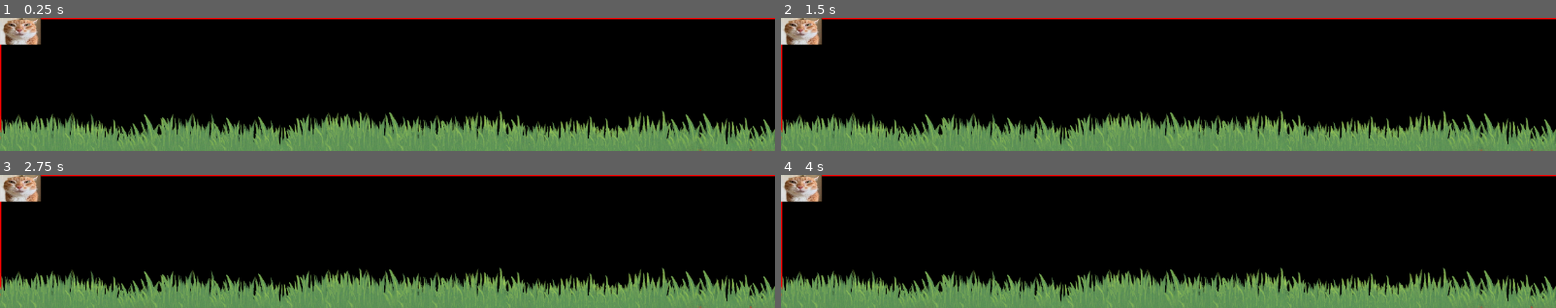
Above: before the commit, frames 1-4 (two rows, left to right).
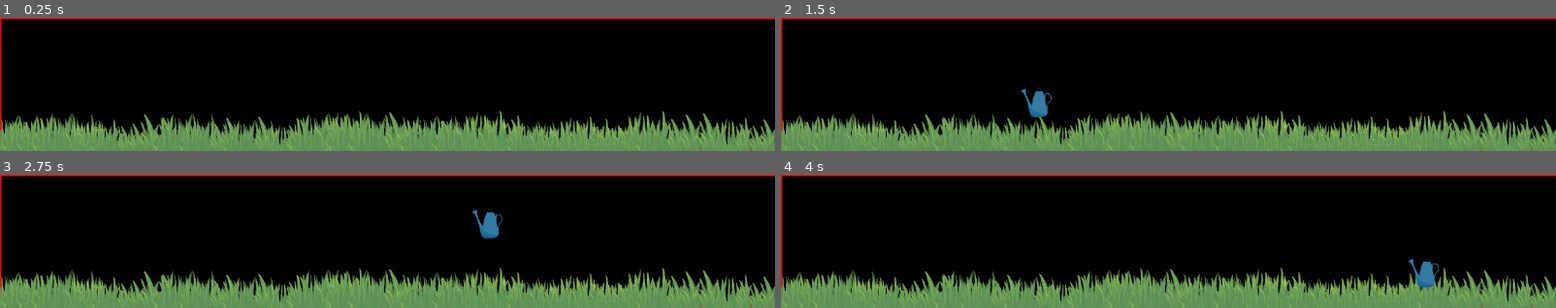
Above: after the commit, the same moments.

Repository: 9er-tom/desktop-forest
Game: Godot game, scene res://main.tscn
Two runs of this game, one before a commit and one after it. Both use one fixed random seed, a clock stepped at 60 frames per second and the inputs below.
Inputs (mouse positions are in pixels of both pictures, inside the frame that each line leads up to):
- Up to frame 1 (0.25 s): no input
- Up to frame 2 (1.5 s): tap Enter at 0.5 s; move the mouse to (1339, 77) at 0.52 s; click (1339, 77) at 0.6 s; tap Space at 1.25 s; move the mouse to (1013, 91) at 1.27 s; click (1013, 91) at 1.35 s
- Up to frame 3 (2.75 s): tap Enter at 2 s; move the mouse to (465, 212) at 2.02 s; click (465, 212) at 2.1 s
- Up to frame 4 (4 s): tap Space at 2.75 s; move the mouse to (1129, 268) at 2.77 s; click (1129, 268) at 2.85 s; tap Enter at 3.5 s; move the mouse to (1401, 261) at 3.52 s; click (1401, 261) at 3.6 s

The runs differ from the first frame. In frame 1, 1.1% of the frame differs, in the area x 0-6%, y 0-21%; in frame 2, 1.5%; in frame 3, 1.5%, in the area x 0-65%, y 0-48%; in frame 4, 1.5%.

Commit message:
watering can icons toolbox and cursor animation

Diff:
--- /dev/null
+++ b/assets/ui/cursorToolFrames.tres
@@ -0,0 +1,38 @@
+[gd_resource type="SpriteFrames" load_steps=8 format=3 uid="uid://b6r8t4ppxp44f"]
+
+[ext_resource type="Texture2D" uid="uid://20ms6hufpor2" path="res://assets/ui/toolIcons/wateringCan/1.PNG" id="1_1vx2f"]
+[ext_resource type="Texture2D" uid="uid://bwek6pgfvhxe" path="res://assets/ui/toolIcons/wateringCan/2.PNG" id="2_qx6ro"]
+[ext_resource type="Texture2D" uid="uid://ca0rjvocolrm8" path="res://assets/ui/toolIcons/wateringCan/3.PNG" id="3_xl1wt"]
+[ext_resource type="Texture2D" uid="uid://kopwvpbk5fsu" path="res://assets/ui/toolIcons/wateringCan/4.PNG" id="4_vqn1w"]
+[ext_resource type="Texture2D" uid="uid://dfddf2fe17mii" path="res://assets/ui/toolIcons/wateringCan/5.PNG" id="5_krdf0"]
+[ext_resource type="Texture2D" uid="uid://bvnci230phbdh" path="res://assets/ui/toolIcons/wateringCan/6.PNG" id="6_ms3xw"]
+[ext_resource type="Texture2D" uid="uid://bwq7ugs5072jn" path="res://assets/ui/toolIcons/wateringCan/7.PNG" id="7_tvbii"]
+
+[resource]
+animations = [{
+"frames": [{
+"duration": 1.0,
+"texture": ExtResource("1_1vx2f")
+}, {
+"duration": 1.0,
+"texture": ExtResource("2_qx6ro")
+}, {
+"duration": 1.0,
+"texture": ExtResource("3_xl1wt")
+}, {
+"duration": 1.0,
+"texture": ExtResource("4_vqn1w")
+}, {
+"duration": 1.0,
+"texture": ExtResource("5_krdf0")
+}, {
+"duration": 1.0,
+"texture": ExtResource("6_ms3xw")
+}, {
+"duration": 1.0,
+"texture": ExtResource("7_tvbii")
+}],
+"loop": false,
+"name": &"wateringCan",
+"speed": 12.0
+}]
--- a/main.tscn
+++ b/main.tscn
@@ -8,18 +8,24 @@
 [ext_resource type="Texture2D" uid="uid://c3matn5qctx83" path="res://assets/ui/acorn.PNG" id="5_dg77c"]
 [ext_resource type="Texture2D" uid="uid://40pyj4lh0s5w" path="res://assets/ui/toolbox.PNG" id="5_efxa6"]
 [ext_resource type="Texture2D" uid="uid://chsnfwkioxpc1" path="res://assets/ui/Sprites/UI_Flat_Button02a_1.png" id="6_5vw27"]
+[ext_resource type="Script" uid="uid://dxtywntx55slp" path="res://scripts/ui/closeToolboxButton.gd" id="6_vivmo"]
 [ext_resource type="Script" uid="uid://d00v6c26s1vwm" path="res://scripts/ui/toggleVisibility.gd" id="6_ycdy4"]
 [ext_resource type="Texture2D" uid="uid://k4e0up8okj0m" path="res://assets/ui/Sprites/UI_Flat_Button02a_3.png" id="7_kek77"]
+[ext_resource type="Script" uid="uid://cbmt6774vgyy6" path="res://scripts/ui/toolbox.gd" id="8_2cqfq"]
 [ext_resource type="PackedScene" uid="uid://x1n5d7yptqgq" path="res://prefabs/plant.tscn" id="8_4c57u"]
 [ext_resource type="Script" uid="uid://degd3l2d4n1v5" path="res://scripts/bg/grassSpawn.gd" id="8_kek77"]
 [ext_resource type="Script" uid="uid://ba2blslevye0x" path="res://scripts/groundSpawner.gd" id="9_4c57u"]
+[ext_resource type="Texture2D" uid="uid://20ms6hufpor2" path="res://assets/ui/toolIcons/wateringCan/1.PNG" id="10_074og"]
+[ext_resource type="Script" uid="uid://blb8ddjhcs68m" path="res://scripts/ui/cursorTool.gd" id="14_w48qg"]
+[ext_resource type="SpriteFrames" uid="uid://b6r8t4ppxp44f" path="res://assets/ui/cursorToolFrames.tres" id="17_yaehf"]
 
 [sub_resource type="LabelSettings" id="LabelSettings_272bh"]
 font_size = 14
 font_color = Color(0, 0, 0, 1)
 
-[node name="Main" type="Node"]
+[node name="Main" type="Node" node_paths=PackedStringArray("toolboxWindow")]
 script = ExtResource("1_h2yge")
+toolboxWindow = NodePath("toolboxWindow")
 taskbarOrientation = 2
 
 [node name="ReferenceRect" type="ReferenceRect" parent="."]
@@ -28,15 +34,15 @@
 border_width = 5.0
 editor_only = false
 
-[node name="Sprite2D" type="Sprite2D" parent="."]
+[node name="bingus" type="Sprite2D" parent="."]
 visible = false
 position = Vector2(364.353, 144.5)
 scale = Vector2(0.30083, 0.30083)
 texture = ExtResource("2_0xm2m")
 script = ExtResource("3_h2yge")
-speed = 10
+speed = 5
 
-[node name="toolbox" type="Window" parent="."]
+[node name="toolboxWindow" type="Window" parent="."]
 transparent_bg = true
 position = Vector2i(0, 36)
 size = Vector2i(350, 350)
@@ -46,8 +52,8 @@
 transparent = true
 script = ExtResource("4_1bvp3")
 
-[node name="toolboxToggleButton" type="TextureButton" parent="toolbox" node_paths=PackedStringArray("showElement", "hideElement")]
-z_index = 4096
+[node name="toolboxToggleButton" type="TextureButton" parent="toolboxWindow" node_paths=PackedStringArray("showElement", "hideElement")]
+z_index = 400
 offset_left = 238.0
 offset_top = 230.0
 offset_right = 484.0
@@ -55,56 +61,57 @@
 scale = Vector2(0.4, 0.4)
 texture_normal = ExtResource("5_dg77c")
 script = ExtResource("6_ycdy4")
-showElement = NodePath("../openToolbox")
+showElement = NodePath("../toolbox")
 hideElement = NodePath(".")
 
-[node name="openToolbox" type="TextureRect" parent="toolbox"]
-z_index = 4096
+[node name="toolbox" type="TextureRect" parent="toolboxWindow" node_paths=PackedStringArray("waterButton", "shovelButton", "cursorTool")]
+visible = false
+z_index = 400
 offset_right = 350.0
 offset_bottom = 250.0
 texture = ExtResource("5_efxa6")
 expand_mode = 5
+script = ExtResource("8_2cqfq")
+waterButton = NodePath("WaterBtn/Button")
+shovelButton = NodePath("RemoveBtn")
+cursorTool = NodePath("../../CursorTool")
 
-[node name="TextureButton" type="TextureButton" parent="toolbox/openToolbox" node_paths=PackedStringArray("showElement", "hideElement")]
+[node name="TextureButton" type="TextureButton" parent="toolboxWindow/toolbox" node_paths=PackedStringArray("cursorTool", "showElement", "hideElement")]
 layout_mode = 0
 offset_left = 287.0
 offset_top = 35.0
 offset_right = 337.0
 offset_bottom = 85.0
-script = ExtResource("6_ycdy4")
+script = ExtResource("6_vivmo")
+cursorTool = NodePath("../../../CursorTool")
 showElement = NodePath("../../toolboxToggleButton")
 hideElement = NodePath("..")
 
-[node name="GrowBtn" type="TextureButton" parent="toolbox/openToolbox"]
+[node name="WaterBtn" type="TextureRect" parent="toolboxWindow/toolbox"]
 texture_filter = 3
 layout_mode = 2
-offset_left = 61.0
-offset_top = 80.0
-offset_right = 125.0
-offset_bottom = 144.0
-texture_normal = ExtResource("5_272bh")
-texture_pressed = ExtResource("6_5vw27")
-texture_hover = ExtResource("7_kek77")
-stretch_mode = 0
+offset_left = 51.0
+offset_top = 85.0
+offset_right = 115.0
+offset_bottom = 149.0
+texture = ExtResource("10_074og")
+expand_mode = 3
 
-[node name="Label" type="Label" parent="toolbox/openToolbox/GrowBtn"]
+[node name="Button" type="Button" parent="toolboxWindow/toolbox/WaterBtn"]
 layout_mode = 1
-anchors_preset = 8
-anchor_left = 0.5
-anchor_top = 0.5
-anchor_right = 0.5
-anchor_bottom = 0.5
-offset_left = -52.0
-offset_top = -13.0
-offset_right = 52.0
-offset_bottom = 7.0
+anchors_preset = 15
+anchor_right = 1.0
+anchor_bottom = 1.0
+offset_left = 11.0
+offset_top = -2.0
+offset_right = 11.0
+offset_bottom = -2.0
 grow_horizontal = 2
 grow_vertical = 2
-text = "Water"
-label_settings = SubResource("LabelSettings_272bh")
-horizontal_alignment = 1
+toggle_mode = true
+flat = true
 
-[node name="SpawnBtn" type="TextureButton" parent="toolbox/openToolbox"]
+[node name="SpawnBtn" type="TextureButton" parent="toolboxWindow/toolbox"]
 texture_filter = 3
 layout_mode = 2
 offset_left = 141.0
@@ -116,7 +123,7 @@
 texture_hover = ExtResource("7_kek77")
 stretch_mode = 0
 
-[node name="Label" type="Label" parent="toolbox/openToolbox/SpawnBtn"]
+[node name="Label" type="Label" parent="toolboxWindow/toolbox/SpawnBtn"]
 layout_mode = 1
 anchors_preset = 8
 anchor_left = 0.5
@@ -133,7 +140,7 @@
 label_settings = SubResource("LabelSettings_272bh")
 horizontal_alignment = 1
 
-[node name="RemoveBtn" type="TextureButton" parent="toolbox/openToolbox"]
+[node name="RemoveBtn" type="TextureButton" parent="toolboxWindow/toolbox"]
 texture_filter = 3
 layout_mode = 2
 offset_left = 220.0
@@ -145,7 +152,7 @@
 texture_hover = ExtResource("7_kek77")
 stretch_mode = 0
 
-[node name="Label" type="Label" parent="toolbox/openToolbox/RemoveBtn"]
+[node name="Label" type="Label" parent="toolboxWindow/toolbox/RemoveBtn"]
 layout_mode = 1
 anchors_preset = 8
 anchor_left = 0.5
@@ -175,12 +182,13 @@
 [node name="GroundSpawner" type="Node2D" parent="SpawnManager" node_paths=PackedStringArray("spawnButton")]
 script = ExtResource("9_4c57u")
 plantPrefabs = Array[PackedScene]([ExtResource("8_4c57u")])
-spawnButton = NodePath("../../toolbox/openToolbox/SpawnBtn")
+spawnButton = NodePath("../../toolboxWindow/toolbox/SpawnBtn")
 gridCellSize = Vector2i(200, 160)
 
-[node name="CursorTool" type="TextureRect" parent="."]
-offset_right = 40.0
-offset_bottom = 40.0
-texture = ExtResource("2_0xm2m")
-expand_mode = 3
-stretch_mode = 4
+[node name="CursorTool" type="AnimatedSprite2D" parent="."]
+z_index = 1000
+z_as_relative = false
+scale = Vector2(0.3, 0.3)
+sprite_frames = ExtResource("17_yaehf")
+animation = &"wateringCan"
+script = ExtResource("14_w48qg")
--- a/project.godot
+++ b/project.godot
@@ -24,6 +24,19 @@
 window/stretch/scale_mode="integer"
 window/per_pixel_transparency/allowed=true
 
+[input]
+
+Interact={
+"deadzone": 0.2,
+"events": [Object(InputEventMouseButton,"resource_local_to_scene":false,"resource_name":"","device":-1,"window_id":0,"alt_pressed":false,"shift_pressed":false,"ctrl_pressed":false,"meta_pressed":false,"button_mask":0,"position":Vector2(0, 0),"global_position":Vector2(0, 0),"factor":1.0,"button_index":1,"canceled":false,"pressed":false,"double_click":false,"script":null)
+]
+}
+Cancel={
+"deadzone": 0.2,
+"events": [Object(InputEventMouseButton,"resource_local_to_scene":false,"resource_name":"","device":-1,"window_id":0,"alt_pressed":false,"shift_pressed":false,"ctrl_pressed":false,"meta_pressed":false,"button_mask":0,"position":Vector2(0, 0),"global_position":Vector2(0, 0),"factor":1.0,"button_index":2,"canceled":false,"pressed":false,"double_click":false,"script":null)
+]
+}
+
 [rendering]
 
 renderer/rendering_method="gl_compatibility"
--- a/scripts/bingus.gd
+++ b/scripts/bingus.gd
@@ -9,7 +9,7 @@
 
 
 func _physics_process(delta: float) -> void:
-	translate(direction * speed)
+	#translate(direction * speed)
 	if (direction == Vector2.RIGHT && position.x > DisplayServer.screen_get_size().x - spriteWidth):
 		direction = Vector2.LEFT
 	if (direction == Vector2.LEFT && position.x < spriteWidth):
--- a/scripts/main.gd
+++ b/scripts/main.gd
@@ -1,7 +1,6 @@
 extends Node
 
 @onready var _MainWindow: Window = get_window()
-@onready var toolbox: Window = $toolbox
 @onready var screenWidth := DisplayServer.screen_get_size().x
 @onready var usableScreen := DisplayServer.screen_get_usable_rect().size
 @onready var mainDisplayX_LEFT := _MainWindow.position.x - DisplayServer.screen_get_size().x/2 + _MainWindow.size.x/2
@@ -12,6 +11,7 @@
 
 enum TASKBAR_ORIENTATION {LEFT, RIGHT, UP, DOWN}
 
+@export var toolboxWindow: Window
 @export var windowHeight := 200
 @export var taskbarOrientation := TASKBAR_ORIENTATION.DOWN
 
@@ -19,8 +19,8 @@
 var screenSize: Vector2 = DisplayServer.screen_get_size()
 
 func _ready():
-	get_viewport().transparent_bg = true
-	get_tree().get_root().set_transparent_background(true)
+	#get_viewport().transparent_bg = true
+	#get_tree().get_root().set_transparent_background(true)
 
 	_MainWindow.position.x = mainScreenPosNull.x
 	_MainWindow.min_size = Vector2i(screenWidth,windowHeight)
@@ -42,4 +42,4 @@
 	setToolboxPos.call_deferred()
 
 func setToolboxPos():
-	toolbox.position = Vector2i(mainDisplayX_RIGHT - toolbox.size.x, taskbarPos - toolbox.size.y - 100)
+	toolboxWindow.position = Vector2i(mainDisplayX_RIGHT - toolboxWindow.size.x, taskbarPos - toolboxWindow.size.y - 100)
--- /dev/null
+++ b/scripts/ui/closeToolboxButton.gd
@@ -0,0 +1,14 @@
+extends BaseButton
+
+@export var cursorTool: CursorTool
+@export var showElement: Control
+@export var hideElement: Control
+
+func _ready() -> void:
+	pressed.connect(_on_pressed)
+
+func _on_pressed():
+	showElement.visible = !showElement.visible
+	hideElement.visible = !hideElement.visible
+
+	cursorTool.setCurrentTool(CursorTool.GardenTools.NONE)
--- /dev/null
+++ b/scripts/ui/cursorTool.gd
@@ -0,0 +1,36 @@
+extends AnimatedSprite2D
+class_name CursorTool
+
+@export var mouseOffset := Vector2(20,20)
+
+# icons should be 256x256
+
+enum GardenTools {WATERING_CAN, SEED, SHOVEL, NONE}
+var currentTool := GardenTools.NONE
+
+func _process(delta: float) -> void:
+	position = get_global_mouse_position() + mouseOffset
+	if Input.is_action_just_pressed("Interact"):
+		play()
+		print_debug("press")
+	if Input.is_action_just_released("Interact"):
+		stop()
+		frame = 0
+		print_debug("release")
+
+
+func setCurrentTool(tool: GardenTools):
+	currentTool = tool
+	print_debug(currentTool)
+	match currentTool:
+		GardenTools.WATERING_CAN:
+			animation = "wateringCan"
+			set_frame(0)
+		GardenTools.SHOVEL:
+			animation = "wateringCan"
+			set_frame(5)
+		GardenTools.NONE:
+			visible = false
+			return
+	visible = true
+		# todo change texture to correct tool
--- /dev/null
+++ b/scripts/ui/toolbox.gd
@@ -0,0 +1,12 @@
+extends Control
+
+@export var waterButton: BaseButton
+@export var shovelButton: BaseButton
+@export var cursorTool: CursorTool
+
+func _ready() -> void:
+	waterButton.pressed.connect(_on_toolbutton_pressed.bind(CursorTool.GardenTools.WATERING_CAN))
+	shovelButton.pressed.connect(_on_toolbutton_pressed.bind(CursorTool.GardenTools.SHOVEL))
+
+func _on_toolbutton_pressed(tool: CursorTool.GardenTools):
+	cursorTool.setCurrentTool(tool)
Binary file added: assets/ui/toolIcons/wateringCan/1.PNG
Not shown, added: assets/ui/toolIcons/wateringCan/1.PNG.import
Binary file added: assets/ui/toolIcons/wateringCan/2.PNG
Not shown, added: assets/ui/toolIcons/wateringCan/2.PNG.import
Binary file added: assets/ui/toolIcons/wateringCan/3.PNG
Not shown, added: assets/ui/toolIcons/wateringCan/3.PNG.import
Binary file added: assets/ui/toolIcons/wateringCan/4.PNG
Not shown, added: assets/ui/toolIcons/wateringCan/4.PNG.import
Binary file added: assets/ui/toolIcons/wateringCan/5.PNG
Not shown, added: assets/ui/toolIcons/wateringCan/5.PNG.import
Binary file added: assets/ui/toolIcons/wateringCan/6.PNG
Not shown, added: assets/ui/toolIcons/wateringCan/6.PNG.import
(and 6 more such lines)
